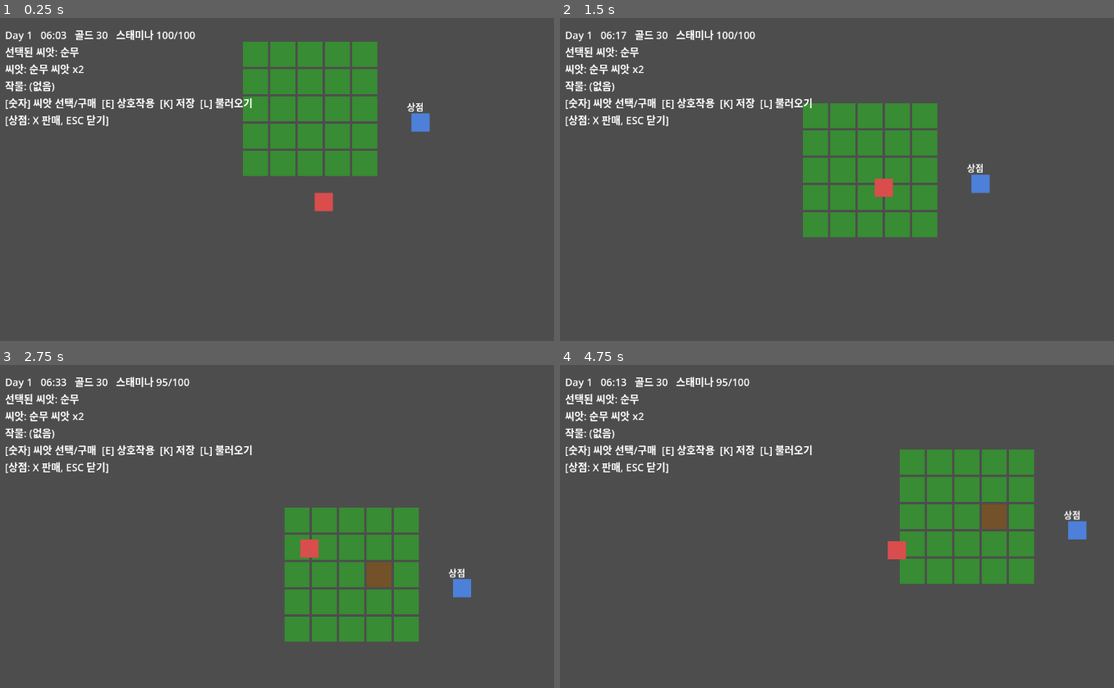
Above: before the commit, frames 1-4 (two rows, left to right).
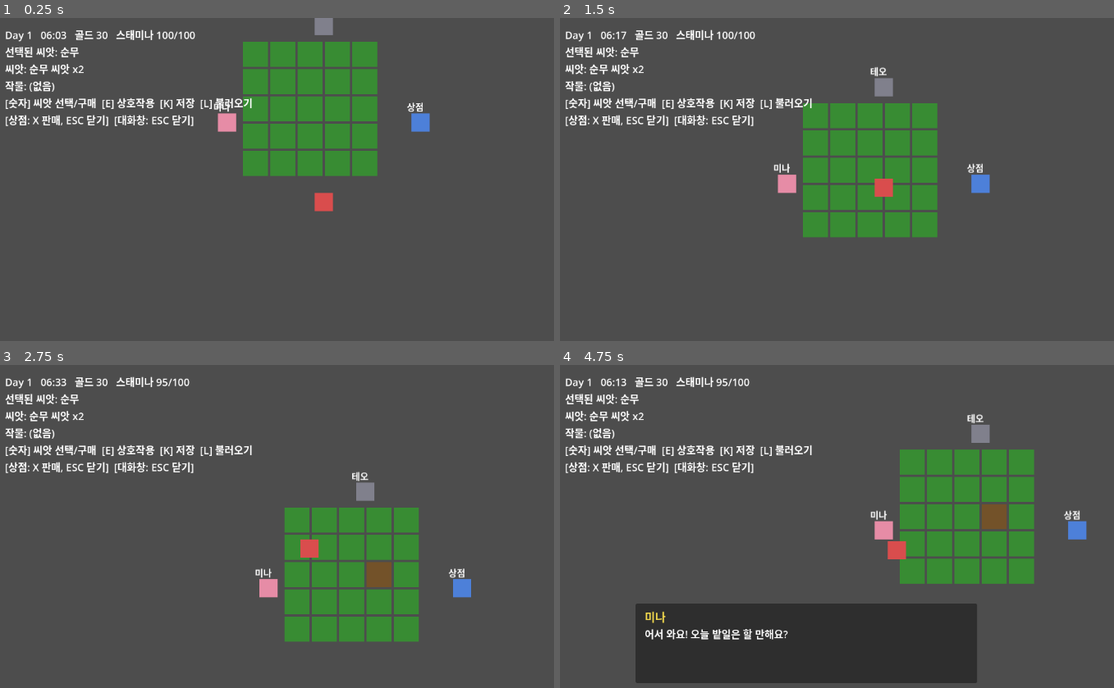
Above: after the commit, the same moments.

Repository: werfriend808/quiet-acres
Game: Godot game, scene res://scenes/Main.tscn
Same seed, same stepped clock (60 frames per second), same inputs: the game is played once before the commit and once after it.
Inputs:
- Up to frame 1 (0.25 s): no input
- Up to frame 2 (1.5 s): tap Enter (ui_accept) at 0.5, 0.77 s; hold Up (ui_up) from 0.53 s (still down); tap X at 0.6, 1.35 s
- Up to frame 3 (2.75 s): tap Enter (ui_accept) at 1.52 s; release Up (ui_up) at 2.03 s; hold Left (ui_left) from 2.03 s (still down); tap 1 at 2.1 s; tap X at 2.3 s
- Up to frame 4 (4.75 s): tap K at 2.85 s; tap Enter (ui_accept) at 3.02, 3.77, 4.52 s; tap X at 3.05, 3.8, 4.35 s; release Left (ui_left) at 3.53 s; hold Down (ui_down) 3.53-4.28 s; tap L at 3.6 s; tap Escape at 4.15 s; hold Right (ui_right) from 4.28 s (still down)

The runs differ from the first frame. In frame 1, 0.6% of the frame differs, in the area x 20-61%, y 0-36%; in frame 2, 0.7%; in frame 3, 0.7%; in frame 4, 16%, in the area x 13-78%, y 14-99%.

Commit message:
M3: 마을 NPC 2명 + 대화 시스템
- Interactable 기반 VillagerNPC 베이스 클래스: 상호작용마다 대사를 순서대로 표시, 끝나면 처음으로 순환
- 미나(농장 근처)/테오(대장장이) 2명 배치, 각 4줄 대사
- DialogueUI: 화면 하단 대화창(이름+대사), NPC 상호작용 시 표시, ESC로 닫기
- player.gd: 대화창 열려있을 때 ESC 외 단축키 무시하도록 정리
- HUD에 대화창 안내 문구 추가, README M3 반영

Diff:
--- /dev/null
+++ b/scenes/DialogueUI.tscn
@@ -0,0 +1,31 @@
+[gd_scene load_steps=2 format=3]
+
+[ext_resource type="Script" path="res://scripts/dialogue_ui.gd" id="1"]
+
+[node name="DialogueUI" type="CanvasLayer"]
+script = ExtResource("1")
+
+[node name="Panel" type="Panel" parent="."]
+offset_left = 140.0
+offset_top = 420.0
+offset_right = 740.0
+offset_bottom = 560.0
+
+[node name="NameLabel" type="Label" parent="Panel"]
+offset_left = 16.0
+offset_top = 8.0
+offset_right = 300.0
+offset_bottom = 34.0
+theme_override_font_sizes/font_size = 20
+theme_override_colors/font_color = Color(0.95, 0.85, 0.3, 1)
+text = "이름"
+
+[node name="TextLabel" type="Label" parent="Panel"]
+offset_left = 16.0
+offset_top = 40.0
+offset_right = 584.0
+offset_bottom = 128.0
+theme_override_font_sizes/font_size = 18
+theme_override_colors/font_color = Color(1, 1, 1, 1)
+autowrap_mode = 2
+text = "대사"
--- a/scenes/Main.tscn
+++ b/scenes/Main.tscn
@@ -1,9 +1,12 @@
-[gd_scene load_steps=5 format=3]
+[gd_scene load_steps=8 format=3]
 
 [ext_resource type="Script" path="res://scripts/main.gd" id="1"]
 [ext_resource type="PackedScene" path="res://scenes/Player.tscn" id="2"]
 [ext_resource type="PackedScene" path="res://scenes/ShopNPC.tscn" id="3"]
 [ext_resource type="PackedScene" path="res://scenes/ShopUI.tscn" id="4"]
+[ext_resource type="PackedScene" path="res://scenes/VillagerMina.tscn" id="5"]
+[ext_resource type="PackedScene" path="res://scenes/VillagerTheo.tscn" id="6"]
+[ext_resource type="PackedScene" path="res://scenes/DialogueUI.tscn" id="7"]
 
 [node name="Main" type="Node2D"]
 script = ExtResource("1")
@@ -18,13 +21,21 @@
 
 [node name="ShopUI" parent="." instance=ExtResource("4")]
 
+[node name="VillagerMina" parent="." instance=ExtResource("5")]
+position = Vector2(-170, 0)
+
+[node name="VillagerTheo" parent="." instance=ExtResource("6")]
+position = Vector2(0, -170)
+
+[node name="DialogueUI" parent="." instance=ExtResource("7")]
+
 [node name="HUD" type="CanvasLayer" parent="."]
 
 [node name="InfoLabel" type="Label" parent="HUD"]
 offset_left = 16.0
 offset_top = 16.0
 offset_right = 620.0
-offset_bottom = 260.0
+offset_bottom = 280.0
 theme_override_font_sizes/font_size = 18
 theme_override_colors/font_color = Color(1, 1, 1, 1)
 text = "Day 1"
--- /dev/null
+++ b/scenes/VillagerMina.tscn
@@ -0,0 +1,19 @@
+[gd_scene load_steps=2 format=3]
+
+[ext_resource type="Script" path="res://scripts/villager_mina.gd" id="1"]
+
+[node name="VillagerMina" type="Node2D"]
+script = ExtResource("1")
+
+[node name="Visual" type="ColorRect" parent="."]
+position = Vector2(-16, -16)
+size = Vector2(32, 32)
+color = Color(0.9, 0.55, 0.65, 1)
+
+[node name="Label" type="Label" parent="."]
+offset_left = -24.0
+offset_top = -40.0
+offset_right = 56.0
+offset_bottom = -18.0
+theme_override_colors/font_color = Color(1, 1, 1, 1)
+text = "미나"
--- /dev/null
+++ b/scenes/VillagerTheo.tscn
@@ -0,0 +1,19 @@
+[gd_scene load_steps=2 format=3]
+
+[ext_resource type="Script" path="res://scripts/villager_theo.gd" id="1"]
+
+[node name="VillagerTheo" type="Node2D"]
+script = ExtResource("1")
+
+[node name="Visual" type="ColorRect" parent="."]
+position = Vector2(-16, -16)
+size = Vector2(32, 32)
+color = Color(0.5, 0.5, 0.55, 1)
+
+[node name="Label" type="Label" parent="."]
+offset_left = -24.0
+offset_top = -40.0
+offset_right = 56.0
+offset_bottom = -18.0
+theme_override_colors/font_color = Color(1, 1, 1, 1)
+text = "테오"
--- /dev/null
+++ b/scripts/dialogue_ui.gd
@@ -0,0 +1,23 @@
+extends CanvasLayer
+class_name DialogueUI
+
+## 대화창. 마을 NPC와 상호작용할 때마다 show_line()으로 이름/대사가 갱신되며,
+## ESC로 닫는다 (입력 처리는 player.gd에서 담당).
+
+@onready var name_label: Label = $Panel/NameLabel
+@onready var text_label: Label = $Panel/TextLabel
+
+
+func _ready() -> void:
+	add_to_group("dialogue_ui")
+	visible = false
+
+
+func show_line(speaker_name: String, line: String) -> void:
+	name_label.text = speaker_name
+	text_label.text = line
+	visible = true
+
+
+func close() -> void:
+	visible = false
--- a/scripts/main.gd
+++ b/scripts/main.gd
@@ -33,7 +33,7 @@
 
 
 func _process(_delta: float) -> void:
-	info_label.text = "Day %d   %s   골드 %d   스태미나 %d/%d\n선택된 씨앗: %s\n씨앗: %s\n작물: %s\n[숫자] 씨앗 선택/구매  [E] 상호작용  [K] 저장  [L] 불러오기\n[상점: X 판매, ESC 닫기]" % [
+	info_label.text = "Day %d   %s   골드 %d   스태미나 %d/%d\n선택된 씨앗: %s\n씨앗: %s\n작물: %s\n[숫자] 씨앗 선택/구매  [E] 상호작용  [K] 저장  [L] 불러오기\n[상점: X 판매, ESC 닫기]  [대화창: ESC 닫기]" % [
 		GameManager.day,
 		GameManager.get_time_string(),
 		GameManager.gold,
--- a/scripts/player.gd
+++ b/scripts/player.gd
@@ -34,6 +34,19 @@
 
 	var shop_ui: ShopUI = get_tree().get_first_node_in_group("shop_ui") as ShopUI
 	var shop_open: bool = shop_ui != null and shop_ui.visible
+	var dialogue_ui: DialogueUI = get_tree().get_first_node_in_group("dialogue_ui") as DialogueUI
+	var dialogue_open: bool = dialogue_ui != null and dialogue_ui.visible
+
+	if event.physical_keycode == KEY_ESCAPE:
+		if shop_open:
+			shop_ui.toggle()
+		elif dialogue_open:
+			dialogue_ui.close()
+		return
+
+	# 대화 중에는 ESC 외 다른 단축키를 무시한다 (씨앗 변경/저장 등 오작동 방지).
+	if dialogue_open:
+		return
 
 	var seed_names: Array = CropData.SEEDS.keys()
 	for i in range(seed_names.size()):
@@ -55,10 +68,6 @@
 			print("작물을 팔아 %d 골드를 벌었다." % earned)
 		else:
 			print("팔 작물이 없다.")
-		return
-
-	if shop_open and event.physical_keycode == KEY_ESCAPE:
-		shop_ui.toggle()
 		return
 
 	if event.physical_keycode == KEY_K:
@@ -90,4 +99,5 @@
 			nearest = interactable
 	if nearest:
 		var message: String = nearest.interact()
-		print(message)
+		if message != "":
+			print(message)
--- /dev/null
+++ b/scripts/villager_mina.gd
@@ -0,0 +1,13 @@
+extends VillagerNPC
+
+## 미나 - 농장 근처에 사는 이웃. 농사 관련 팁을 준다.
+
+func _ready() -> void:
+	villager_name = "미나"
+	dialogue_lines = [
+		"어서 와요! 오늘 밭일은 할 만해요?",
+		"당근은 금방 자라니까 초보자한테 좋아요.",
+		"너무 무리하지 말아요. 스태미나 관리가 중요해요.",
+		"가끔은 그냥 마을을 둘러보는 것도 좋죠.",
+	]
+	super._ready()
--- /dev/null
+++ b/scripts/villager_npc.gd
@@ -0,0 +1,26 @@
+extends Interactable
+class_name VillagerNPC
+
+## 마을 NPC 공통 로직.
+## 하위 클래스가 _ready()에서 villager_name / dialogue_lines를 채우고 super._ready()를 호출한다.
+## 상호작용할 때마다 대사를 순서대로 하나씩 보여주고, 끝까지 가면 처음으로 돌아간다.
+
+var villager_name: String = "이름 없음"
+var dialogue_lines: Array = []
+
+var _line_index: int = 0
+
+
+func _ready() -> void:
+	add_to_group("npc")
+
+
+func interact() -> String:
+	if dialogue_lines.is_empty():
+		return ""
+	var dialogue_ui: DialogueUI = get_tree().get_first_node_in_group("dialogue_ui") as DialogueUI
+	var line: String = dialogue_lines[_line_index]
+	_line_index = (_line_index + 1) % dialogue_lines.size()
+	if dialogue_ui:
+		dialogue_ui.show_line(villager_name, line)
+	return ""
--- /dev/null
+++ b/scripts/villager_theo.gd
@@ -0,0 +1,13 @@
+extends VillagerNPC
+
+## 테오 - 마을 대장장이. 무뚝뚝하지만 은근히 챙겨주는 성격.
+
+func _ready() -> void:
+	villager_name = "테오"
+	dialogue_lines = [
+		"...왔나. 별일 없으면 그냥 지나가도 돼.",
+		"작물을 잘 키우려면 물 주는 타이밍이 중요하지.",
+		"씨앗 값이 비싸다고? 다 이유가 있어서 그런 거야.",
+		"가끔은 나도 이 마을이 마음에 들어.",
+	]
+	super._ready()
